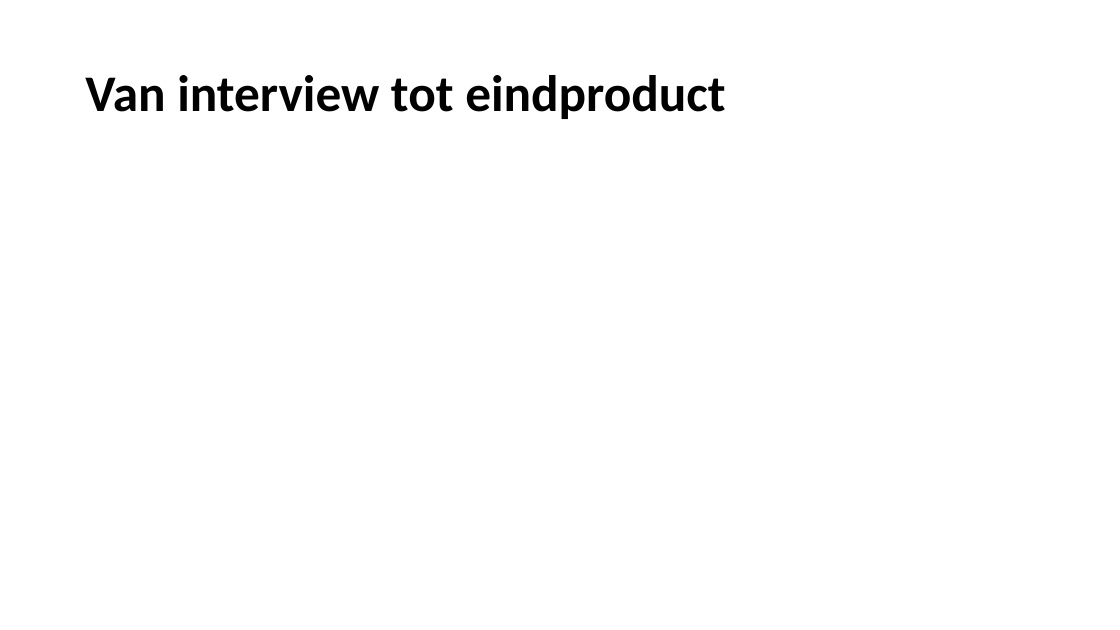
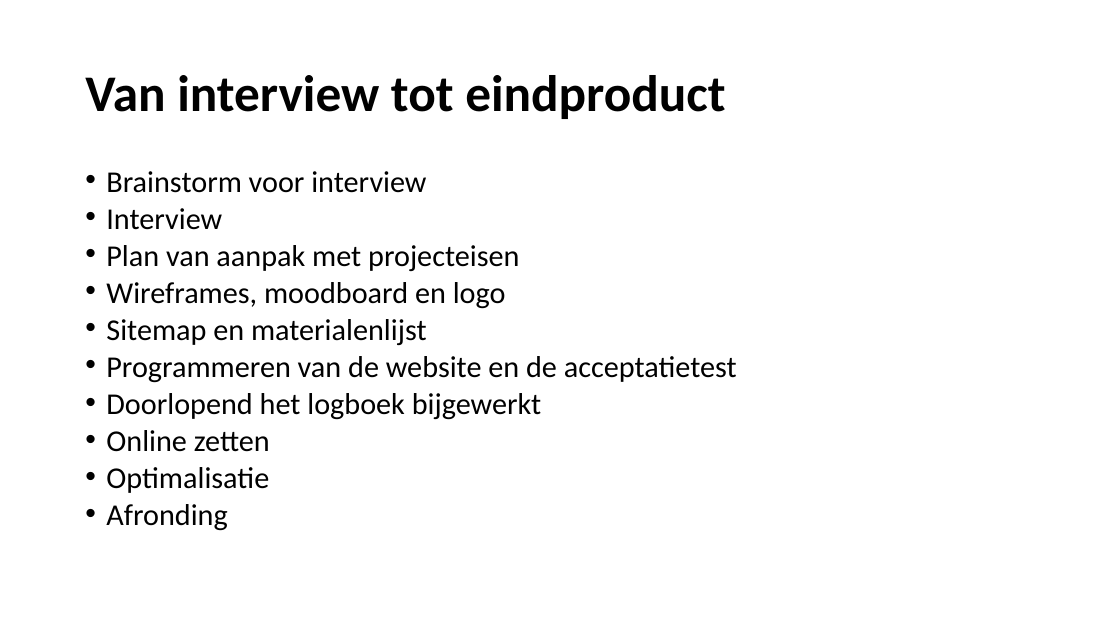
Before and after one commit to jr-development/PC4U-V2.0, a slide deck: slide 4 of Powerpoint-presentatie/JR-Webdevelopment presents PC4U.pptx. Drawn at 1120x630 pixels with LibreOffice and Linux fonts; fonts in the diff are those of the drawing; background and template pictures are left out. Boxes give left, top, right and bottom in pixels: in the first picture for what was removed or moved away, otherwise in the second. Text is boxed around its words. In the diff, an @@ line names an element or a change of style, - is before the commit and + after.

Commit message:
changes different pages for website and ppt

```diff
--- a/Powerpoint-presentatie/JR-Webdevelopment presents PC4U.pptx
+++ b/Powerpoint-presentatie/JR-Webdevelopment presents PC4U.pptx
@@ text added at box(106, 171, 737, 531), 25.9 pt, text #000000 @@
+• Brainstorm voor interview
+• Interview
+• Plan van aanpak met projecteisen
+• Wireframes, moodboard en logo
+• Sitemap en materialenlijst
+• Programmeren van de website en de acceptatietest
+• Doorlopend het logboek bijgewerkt
+• Online zetten
+• Optimalisatie
+• Afronding
```
Also in this commit, not shown: 3 other slides changed, 7 other files.
